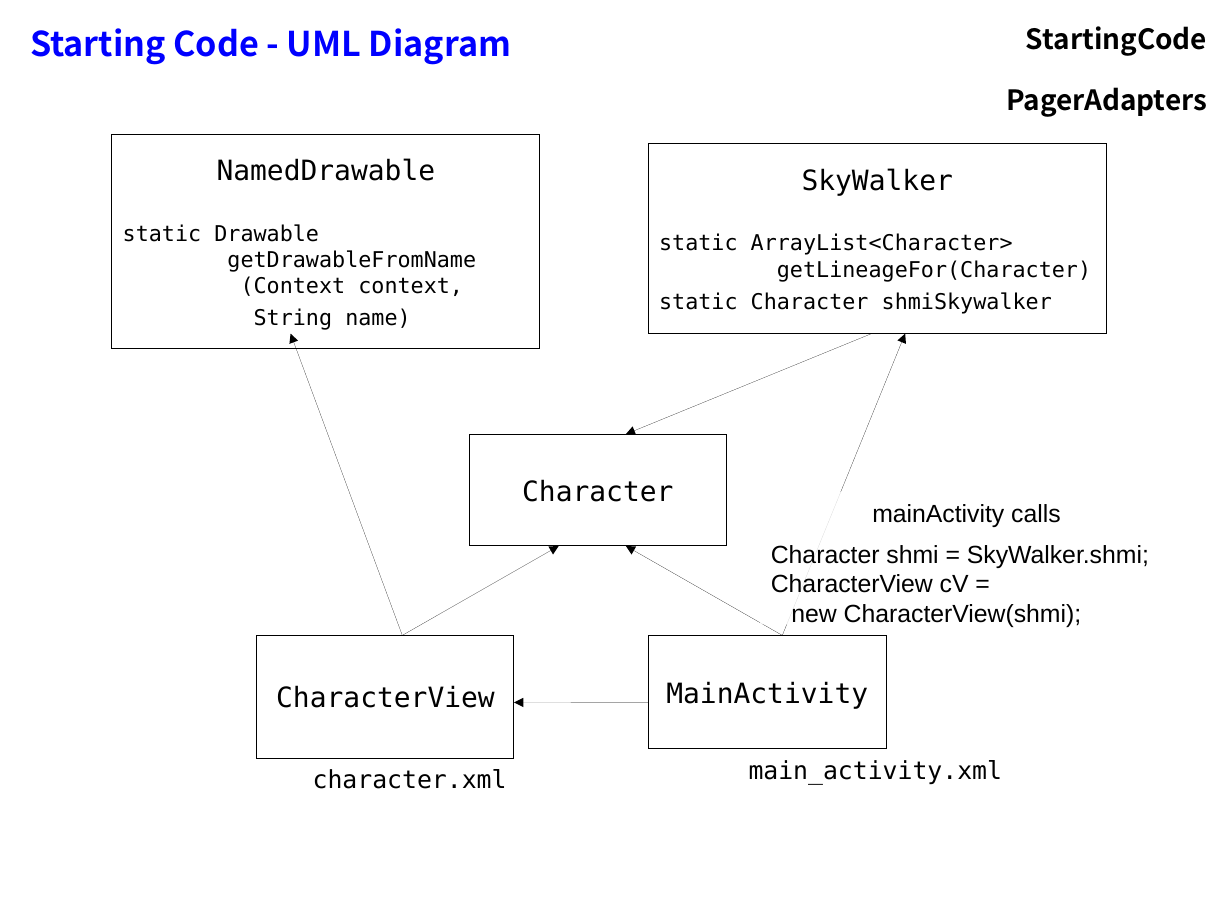
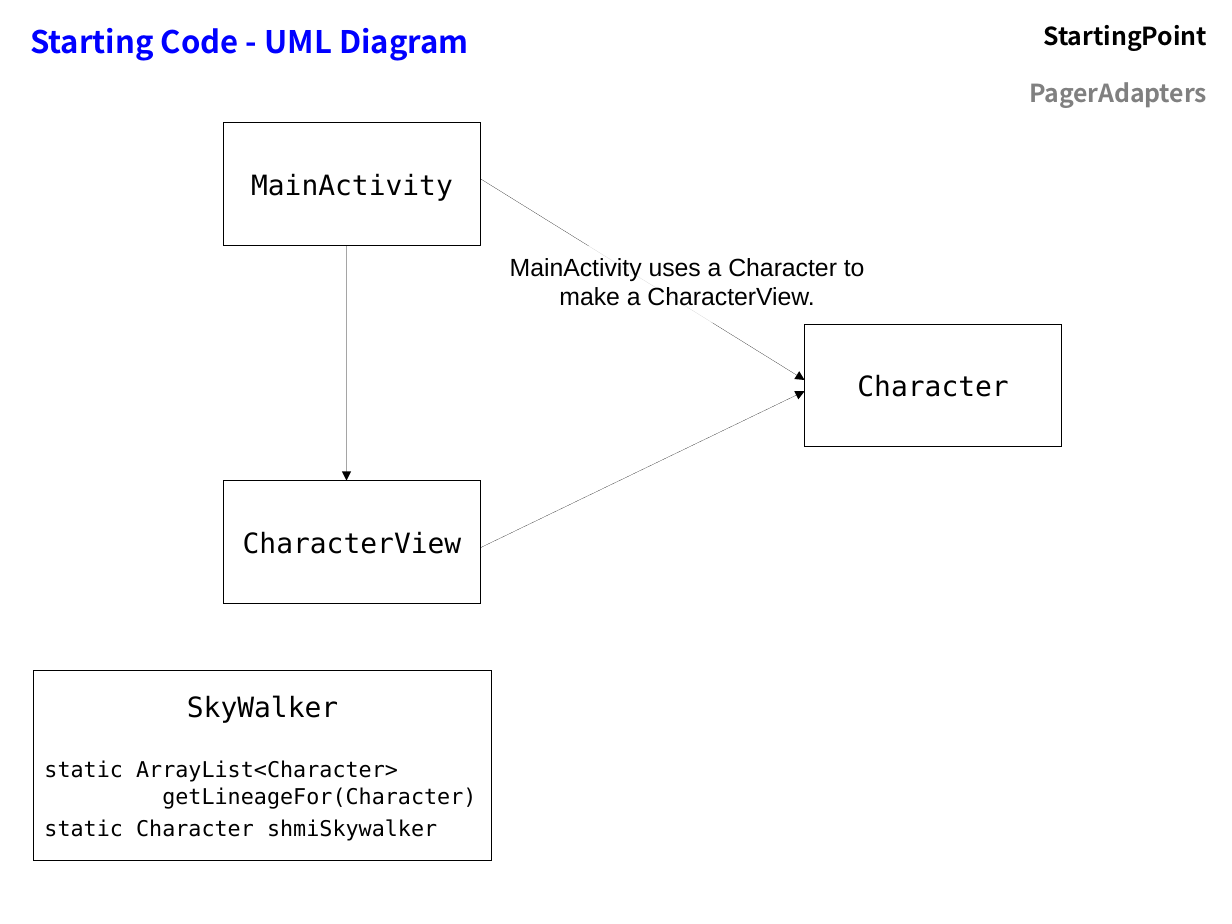
Before and after one commit to flocela/PagerAdaptersHandouts, a slide deck: slide 1 of PagerAdapterPresentation.odp. Drawn at 1232x924 pixels with LibreOffice and Linux fonts; fonts in the diff are those of the drawing. Boxes give left, top, right and bottom in pixels: in the first picture for what was removed or moved away, otherwise in the second. Text is boxed around its words. In the diff, an @@ line names an element or a change of style, - is before the commit and + after.

```diff
--- a/PagerAdapterPresentation.odp
+++ b/PagerAdapterPresentation.odp
@@ table at (19,11,1219,112) @@
-row 1, column 2: StartingCode
+row 1, column 2: StartingPoint
@@ size 22 to 20 pt in "Starting Code - UML Diagram" @@
@@ size 18 to 16 pt, text colour #000000 to #808080 in "PagerAdapters" @@
@@ rectangle removed at (112,135,540,349) @@
-NamedDrawable
-static Drawable
-getDrawableFromName
-(Context context,
-String name)
@@ rectangle "MainActivity": place and size @@
-rectangle "MainActivity" at (648,635,887,749)
+rectangle "MainActivity" at (224,123,481,246)
@@ arrow added from (481, 179) to (805, 380), #000000 0 pt @@
@@ arrow moved from (402, 636) - (291, 333) to (347, 246) - (347, 481) @@
@@ text added at (510,258,865,306), 16 pt, text #000000 @@
+MainActivity uses a Character to make a CharacterView.
@@ rectangle "Character": place and size @@
-rectangle "Character" at (470,434,727,546)
+rectangle "Character" at (805,324,1062,447)
@@ arrow removed from (783, 636) to (906, 333) @@
@@ arrow moved from (872, 333) - (626, 434) to (481, 548) - (805, 391) @@
@@ rectangle "CharacterView": place and size @@
-rectangle "CharacterView" at (257,635,514,758)
+rectangle "CharacterView" at (224,481,481,604)
@@ text removed at (771,504,1149,627) @@
-mainActivity calls
-Character shmi = SkyWalker.shmi;
-CharacterView cV =
-new CharacterView(shmi);
@@ arrow removed from (402, 635) to (559, 546) @@
@@ arrow removed from (783, 635) to (626, 546) @@
@@ rectangle "SkyWalker": place and size @@
-rectangle "SkyWalker" at (648,143,1107,333)
+rectangle "SkyWalker" at (34,671,492,861)
@@ arrow removed from (648, 703) to (514, 702) @@
@@ text removed at (313,769,507,789) @@
-character.xml
@@ text removed at (749,760,1002,785) @@
-main_activity.xml
```
Also in this commit, not shown: 20 other slides changed, 13 slides added, 4 slides removed, 1 other file.
